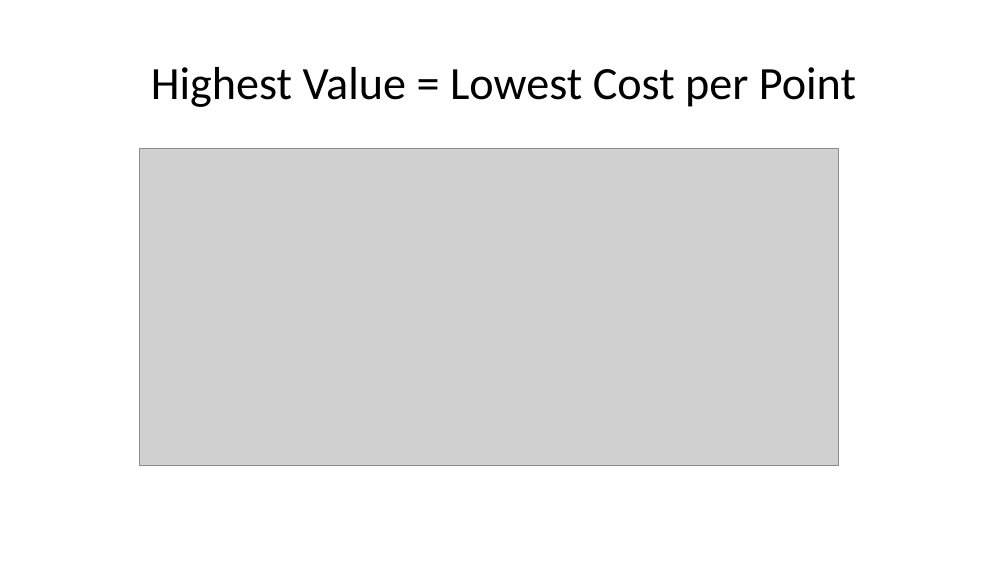
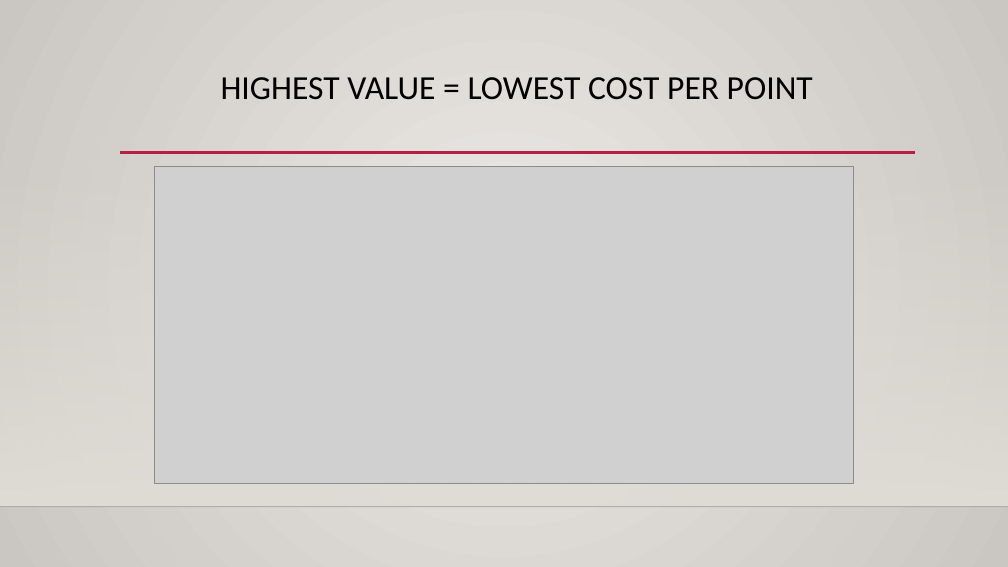
Before and after one commit to hjgoode3/NYCDSA_Python_Project, a slide deck: slide 11 of HG_Project_Presentation.pptx. Drawn at 1008x567 pixels with LibreOffice and Linux fonts; fonts in the diff are those of the drawing; grey boxes stand for pictures; background and template pictures are left out. Boxes give left, top, right and bottom in pixels: in the first picture for what was removed or moved away, otherwise in the second. Text is boxed around its words. In the diff, an @@ line names an element or a change of style, - is before the commit and + after.

```diff
--- a/HG_Project_Presentation.pptx
+++ b/HG_Project_Presentation.pptx
@@ background #FFFFFF to gradient #ECEAE7 to #CAC7C1 @@
@@ title "HIGHEST VALUE = LOWEST COST ..." at [221, 77, 813, 100]: vertical alignment middle to top @@
@@ title at [221, 77, 813, 100]: text changed; size 44 to 32 pt @@
-Highest Value = Lowest Cost per Point
+HIGHEST VALUE = LOWEST COST PER POINT
@@ rectangle added at [0, 167, 1008, 507], fill gradient #DFDBD5 @@
@@ line added from (120, 153) to (915, 153), #B71E42 2.5 pt @@
@@ picture: place and size @@
-picture at [139, 148, 839, 465]
+picture at [154, 166, 854, 483]
@@ line added from (0, 507) to (1008, 507), #000001 1 pt @@
```
Also in this commit, not shown: 11 other slides changed, 1 slide added, 1 slide removed, 5 other files.
